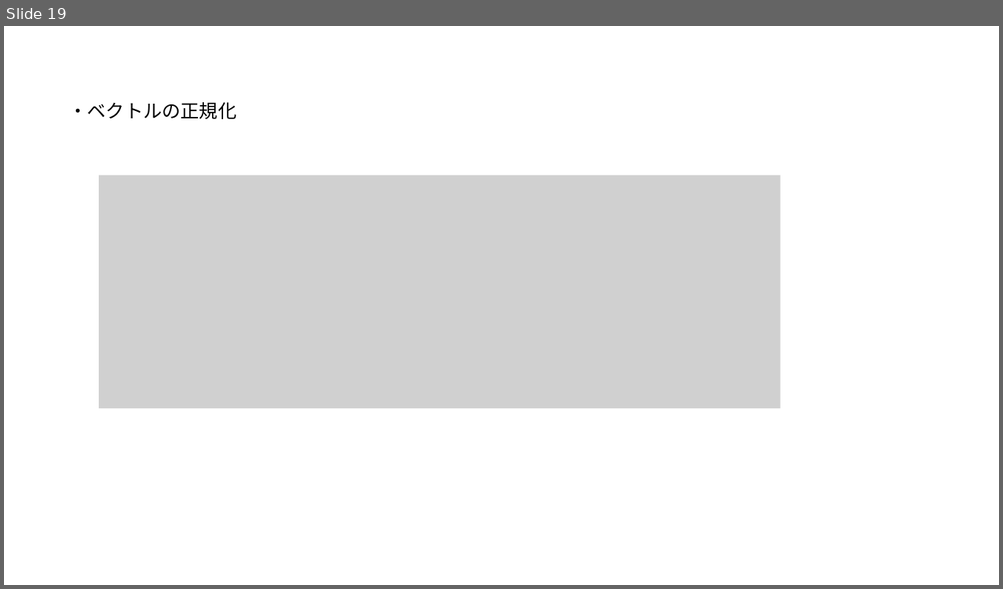
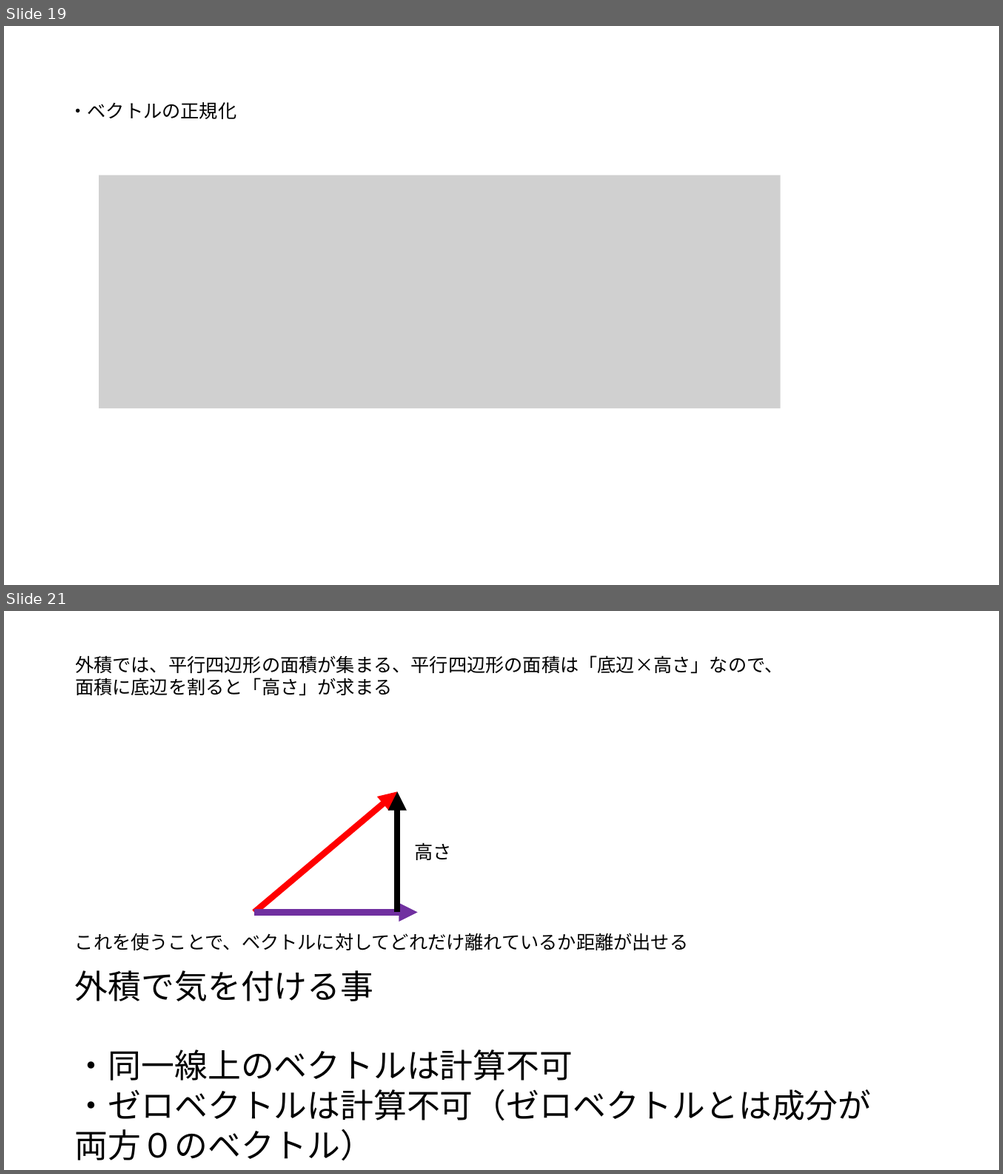
Before and after one commit to UMA729/MySchoolDatas, a slide deck: ゲ数Ⅱ/ゲーム数学.pptx. Shown one above the other, each under a label of ours: slide 19 before the commit, slides 19 and 21 after it; the slides between them are not shown. The pictures are 1003x589 and 1003x1174 pixels, drawn with LibreOffice and Linux fonts; fonts in the diff are those of the drawing; grey boxes stand for pictures. Boxes give left, top, right and bottom in pixels: in the first picture for what was removed or moved away, otherwise in the second. Text is boxed around its words. In the diff, an @@ line names an element or a change of style, - is before the commit and + after.

```diff
--- a/ゲ数Ⅱ/ゲーム数学.pptx
+++ b/ゲ数Ⅱ/ゲーム数学.pptx
@@ slide 21 added at (4,611,999,1170), background #FFFFFF @@
@@ text added at (75,655,783,696), 18 pt, text #000000 @@
+外積では、平行四辺形の面積が集まる、平行四辺形の面積は「底辺×高さ」なので、
+面積に底辺を割ると「高さ」が求まる
@@ arrow added from (254, 912) to (397, 792), #FF0000 6 pt @@
@@ arrow added from (397, 912) to (397, 792), #000000 6 pt @@
@@ text added at (414,843,451,860), 18 pt, text #000000 @@
+高さ
@@ arrow added from (254, 912) to (418, 912), #7030A0 6 pt @@
@@ text added at (75,933,688,951), 18 pt, text #000000 @@
+これを使うことで、ベクトルに対してどれだけ離れているか距離が出せる
@@ text added at (75,971,871,1161), 32 pt, text #000000 @@
+外積で気を付ける事
+・同一線上のベクトルは計算不可
+・ゼロベクトルは計算不可（ゼロベクトルとは成分が両方０のベクトル）
```
Also in this commit, not shown: 17 other slides added, 23 other files.
